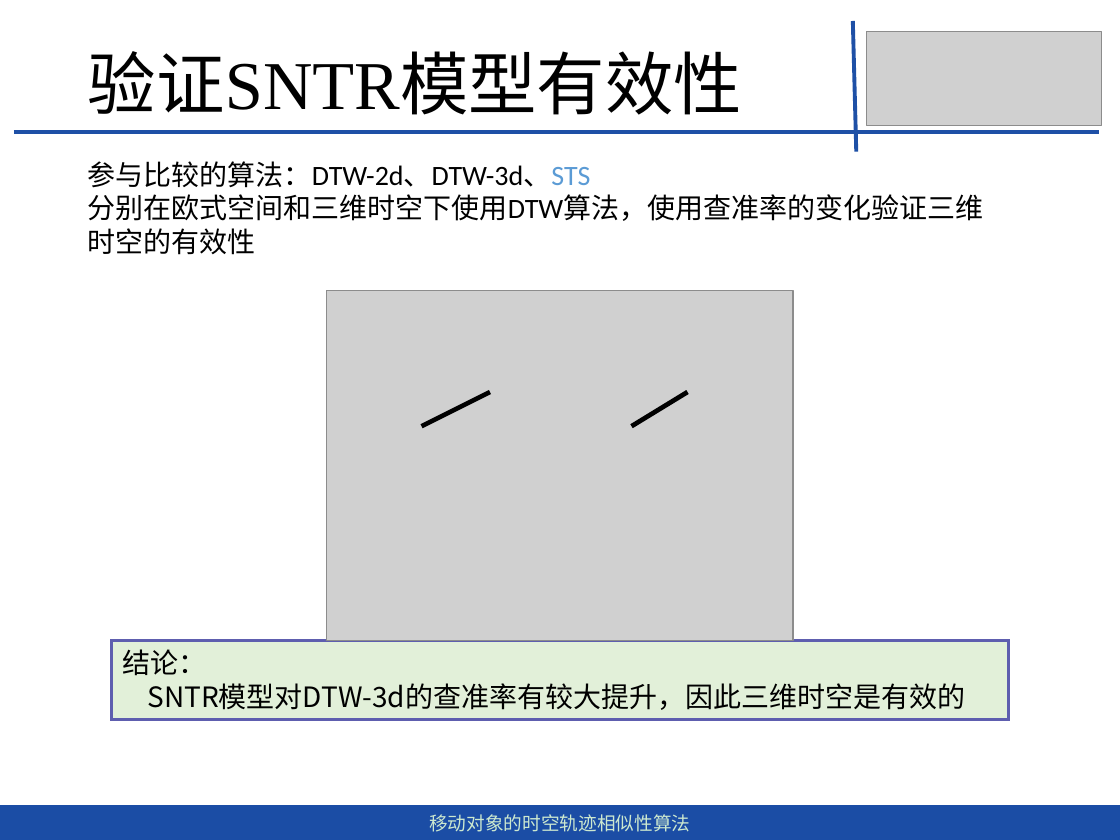
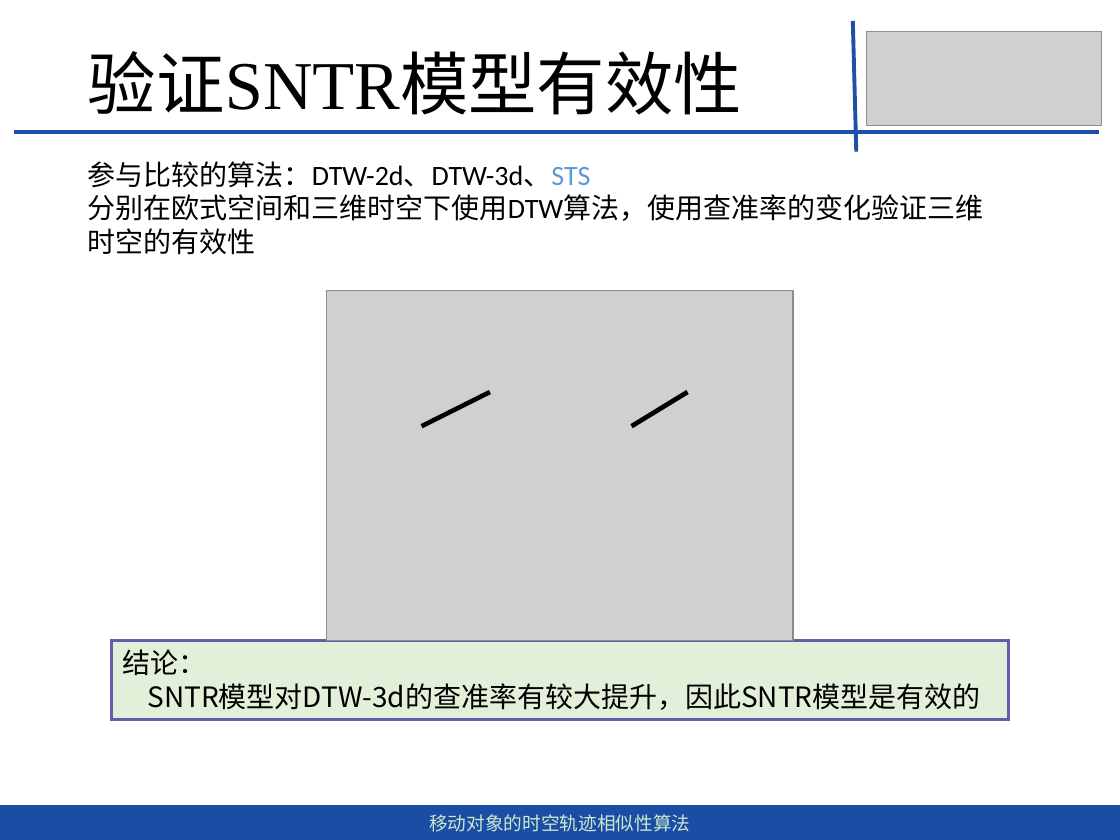
Before and after one commit to dingguangwei/biyelunwen, a slide deck: slide 34 of 移动对象的时空轨迹相似性查询算法-丁光伟-第2版.pptx. Drawn at 1120x840 pixels with LibreOffice and Linux fonts; fonts in the diff are those of the drawing; grey boxes stand for pictures. Boxes give left, top, right and bottom in pixels: in the first picture for what was removed or moved away, otherwise in the second. Text is boxed around its words. In the diff, an @@ line names an element or a change of style, - is before the commit and + after.

```diff
--- a/移动对象的时空轨迹相似性查询算法-丁光伟-第2版.pptx
+++ b/移动对象的时空轨迹相似性查询算法-丁光伟-第2版.pptx
@@ text in rectangle at [147,683,980,710]: text changed @@
-SNTR模型对DTW-3d的查准率有较大提升，因此三维时空是有效的
+SNTR模型对DTW-3d的查准率有较大提升，因此SNTR模型是有效的
```
Also in this commit, not shown: 1 other file.
